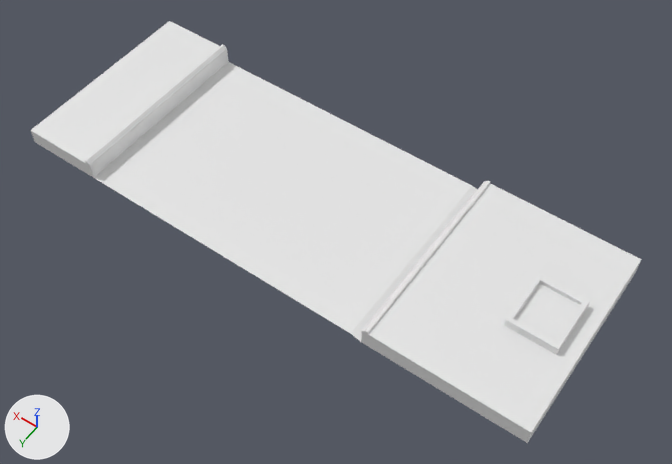
The Blender file Mr. Khorshidi Folder/Asset/Base Ground Uni/Base_Ground_Uni.blend as it was, and as the next commit left it.
Rendered twice from a 50 mm lens placed at (-15.18, 11.07, 16.63), pointed at (-7.49, 0.32, -0.27). The lights are fixed; the arrows at lower left show +X, +Y and +Z. The older version comes first.
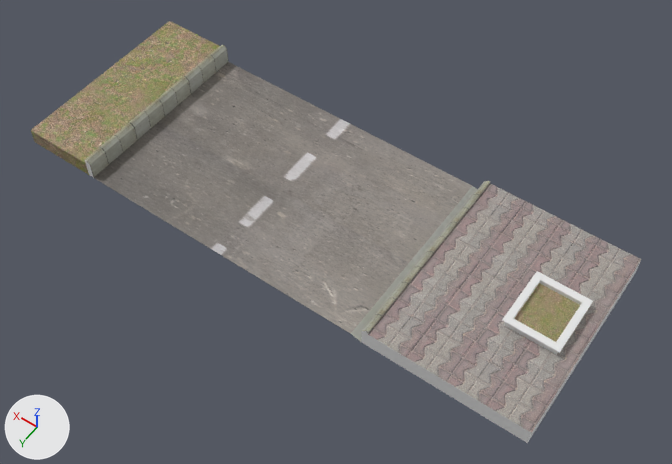
Pixel boxes (x1, y1, x2, y2) of what changed, in the pictures (672 x 464 px):
part 1 of me_plane, reshaped: (362, 181, 490, 333) in both
part 2 of me_plane, built on: before (505, 311, 584, 350); after (502, 271, 593, 353)
part 3 of me_plane, recoloured (white to grey): (94, 62, 472, 334) in both
part 4 of me_plane, recoloured: (85, 44, 477, 342) in both
part 5 of me_plane, recoloured: (31, 21, 580, 342) in both
part 6 of me_plane, recoloured (white to grey): (368, 183, 642, 432) in both

The change, as a diff of the scene's bpy script:
```diff
--- a/Mr. Khorshidi Folder/Asset/Base Ground Uni/Base_Ground_Uni.blend.py
+++ b/Mr. Khorshidi Folder/Asset/Base Ground Uni/Base_Ground_Uni.blend.py
@@ img_graphicscrate_road_texture_02_prev_sm_png @@
+img_graphicscrate_road_texture_02_prev_sm_png = load_image('GraphicsCrate-Road_Texture_02_prev_sm.png', '../../../University Environment Assets/Road/Tex/GraphicsCrate-Road_Texture_02_prev_sm.png', 426, 239, 'sRGB')
@@ img_05_concrete_mway_side_jpg5ac5788d_c995_4c22_a783_850124594bb3la @@
+img_05_concrete_mway_side_jpg5ac5788d_c995_4c22_a783_850124594bb3la = load_image('05_CONCRETE_MWAY_SIDE.jpg5ac5788d-c995-4c22-a783-850124594bb3La', '../../../University Environment Assets/Road/Tex/05_CONCRETE_MWAY_SIDE.jpg5ac5788d-c995-4c22-a783-850124594bb3Larger.jpg', 600, 217, 'sRGB')
@@ img_shoe_stones___www_irandwg_com__6__jpg @@
+img_shoe_stones___www_irandwg_com__6__jpg = load_image('Shoe Stones - www.IranDWG.com (6).jpg', '../../../University Environment Assets/Road/Tex/Shoe Stones - www.IranDWG.com (6).jpg', 2754, 2768, 'sRGB')
@@ img_forrest_ground_01_diff_2k_jpg @@
+img_forrest_ground_01_diff_2k_jpg = load_image('forrest_ground_01_diff_2k.jpg', '../../../University Environment Assets/Road/Tex/forrest_ground_01_diff_2k.jpg', 2048, 2048, 'sRGB')
@@ mat_road @@
+mat_road = principled_material('Road')
+mat_road.texture = img_graphicscrate_road_texture_02_prev_sm_png
@@ mat_jadval @@
+mat_jadval = principled_material('Jadval')
+mat_jadval.texture = img_05_concrete_mway_side_jpg5ac5788d_c995_4c22_a783_850124594bb3la
@@ mat_mozaeik @@
+mat_mozaeik = principled_material('mozaeik')
+mat_mozaeik.texture = img_shoe_stones___www_irandwg_com__6__jpg
@@ mat_ground @@
+mat_ground = principled_material('Ground')
+mat_ground.texture = img_forrest_ground_01_diff_2k_jpg
@@ mat_main @@
+mat_main = principled_material('Main')
+mat_main.base_color = (0.8, 0.8, 0.8)  # white #e7e7e7
@@ me_plane @@
 # used by ob_plane; location = (0.0, 0.0, 0.0)
-me_plane.from_pydata(...)  # 90 vertices, 75 faces; spans x -13.6..0.0, y -2.5..2.5, z -0.09..0.59
+me_plane.from_pydata(...)  # 100 vertices, 85 faces; spans x -13.6..0.0, y -2.5..2.5, z -0.09..0.59
+# me_plane part 1
+# 6 vertices are removed from x -9.85..-9.7, y -0.7..0.7, z 0.35..0.43
+# 10 faces are deleted
+# 4 new faces join them, mat_jadval (picture img_05_concrete_mway_side_jpg5ac5788d_c995_4c22_a783_850124594bb3la)
+# me_plane part 2
+# 4 faces are deleted
+# 16 vertices are added at x -13.25..-11.95, y -0.75..0.75, z 0.57..0.59
+# 20 new faces join them, mat_main (white #e7e7e7)
+# me_plane part 3: 1 face spanning x -9.43..-2.0, y -2.5..2.5, z 0.0 switches from no material to mat_road (picture img_graphicscrate_road_texture_02_prev_sm_png)
+# me_plane part 4: 5 faces spanning x -9.7..-1.85, y -2.5..2.5, z -0.09..0.54 switch from no material to mat_jadval (picture img_05_concrete_mway_side_jpg5ac5788d_c995_4c22_a783_850124594bb3la)
+# me_plane part 5: 5 faces spanning x -13.08..0.0, y -2.5..2.5, z 0.0..0.48 switch from no material to mat_ground (picture img_forrest_ground_01_diff_2k_jpg)
+# me_plane part 6: 8 faces spanning x -13.6..-9.85, y -2.5..2.5, z 0.37 switch from no material to mat_mozaeik (picture img_shoe_stones___www_irandwg_com__6__jpg)
+me_plane.materials.append(mat_main)  # white #e7e7e7
+me_plane.materials.append(mat_road)  # picture img_graphicscrate_road_texture_02_prev_sm_png
```
